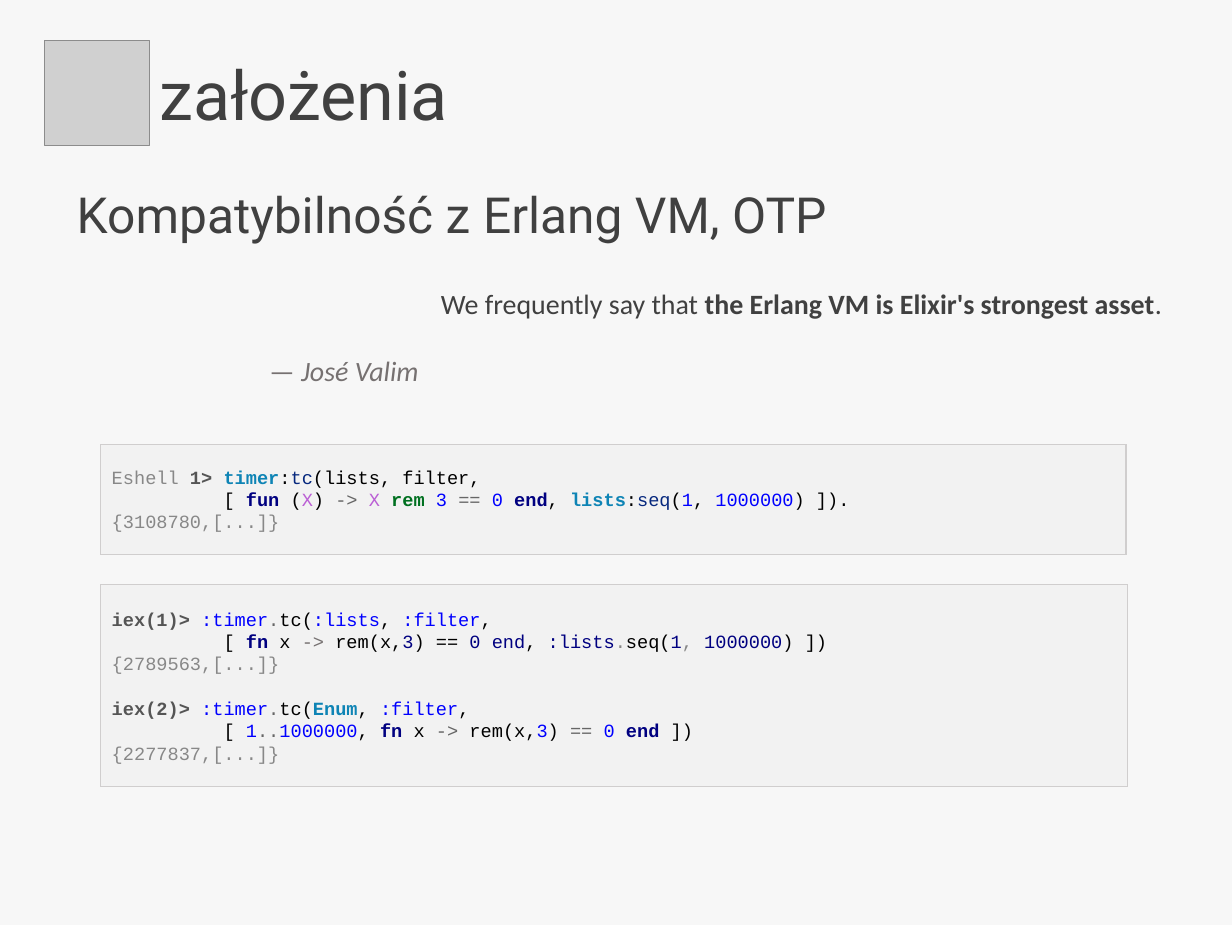
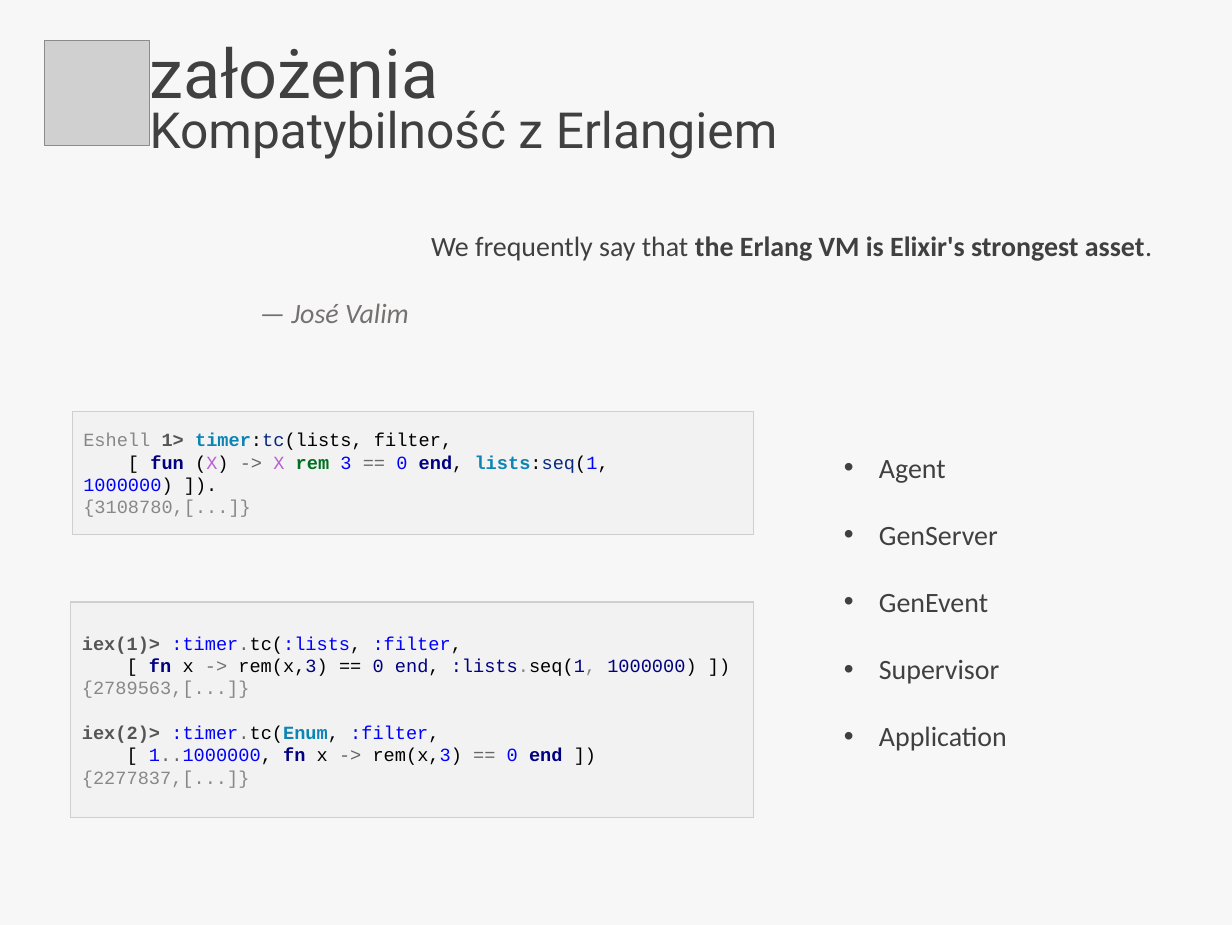
Before and after one commit to QuirkOo/secret-elixir, a slide deck: slide 5 of elixir.pptx. Drawn at 1232x925 pixels with LibreOffice and Linux fonts; fonts in the diff are those of the drawing; grey boxes stand for pictures. Boxes give left, top, right and bottom in pixels: in the first picture for what was removed or moved away, otherwise in the second. Text is boxed around its words. In the diff, an @@ line names an element or a change of style, - is before the commit and + after.

```diff
--- a/elixir.pptx
+++ b/elixir.pptx
@@ title "założenia" rewrapped from (x1=159, y1=68, x2=448, y2=121) to (x1=150, y1=46, x2=439, y2=114) @@
@@ subtitle at (x1=150, y1=110, x2=777, y2=159): text changed @@
-Kompatybilność z Erlang VM, OTP
+Kompatybilność z Erlangiem
@@ text "We frequently say that the ..." moved from (x1=301, y1=294, x2=1162, y2=381) to (x1=291, y1=236, x2=1152, y2=323) @@
@@ rectangle "Eshell 1> timer:tc(lists, filter," resized from (x1=101, y1=444, x2=1126, y2=553) to (x1=73, y1=411, x2=755, y2=534) @@
@@ text added at (x1=879, y1=460, x2=1007, y2=751), 18 pt, text #404040 @@
+• Agent
+• GenServer
+• GenEvent
+• Supervisor
+• Application
@@ rectangle "iex(1)> :timer.tc(:lists, :filter," resized from (x1=101, y1=585, x2=1128, y2=787) to (x1=70, y1=601, x2=754, y2=817) @@
```
Also in this commit, not shown: 1 other slide changed, 2 slides added.
